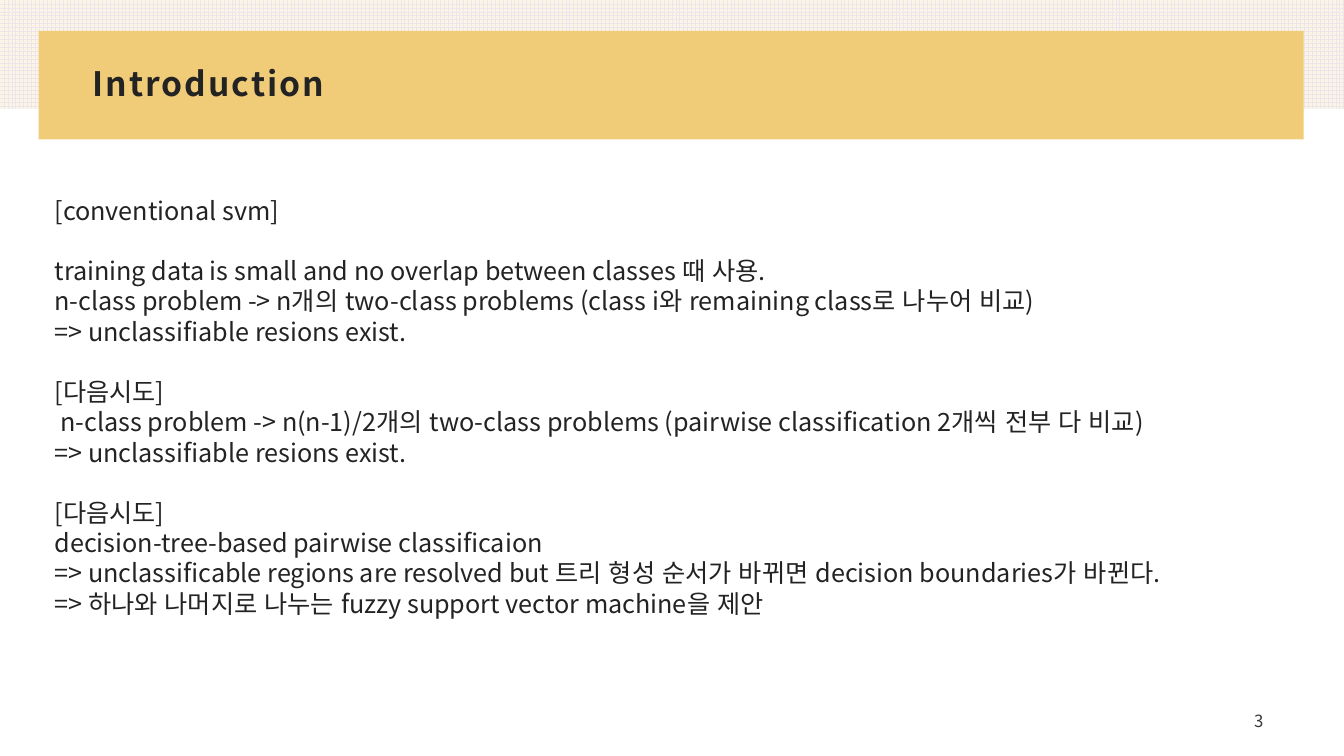
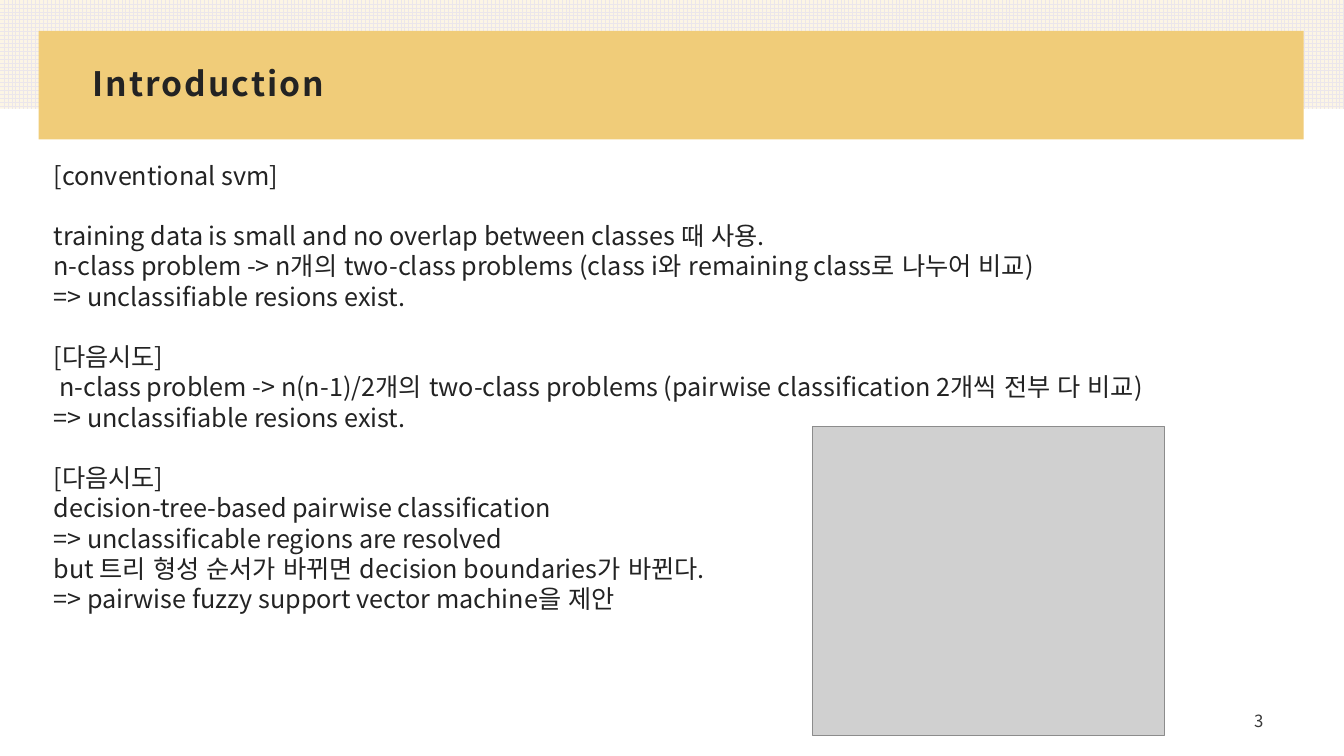
Before and after one commit to Jiadia22/2024-Machine_Learning, a slide deck: slide 3 of SVM Paper 1.pptx. Drawn at 1344x756 pixels with LibreOffice and Linux fonts; fonts in the diff are those of the drawing; grey boxes stand for pictures. Boxes give left, top, right and bottom in pixels: in the first picture for what was removed or moved away, otherwise in the second. Text is boxed around its words. In the diff, an @@ line names an element or a change of style, - is before the commit and + after.

```diff
--- a/SVM Paper 1.pptx
+++ b/SVM Paper 1.pptx
@@ text "[conventional svm]": place and size @@
-text "[conventional svm]" at [55,200,1161,619]
+text "[conventional svm]" at [54,165,1143,614]
@@ picture added at [813,426,1166,736] @@
@@ text at [54,496,705,614]: text changed @@
-decision-tree-based pairwise classificaion
-=> unclassificable regions are resolved but 트리 형성 순서가 바뀌면 decision boundaries가 바뀐다.
-=> 하나와 나머지로 나누는 fuzzy support vector machine을 제안
+decision-tree-based pairwise classification
+=> unclassificable regions are resolved
+but 트리 형성 순서가 바뀌면 decision boundaries가 바뀐다.
+=> pairwise fuzzy support vector machine을 제안
```
Also in this commit, not shown: 5 other slides changed, 1 slide added.
